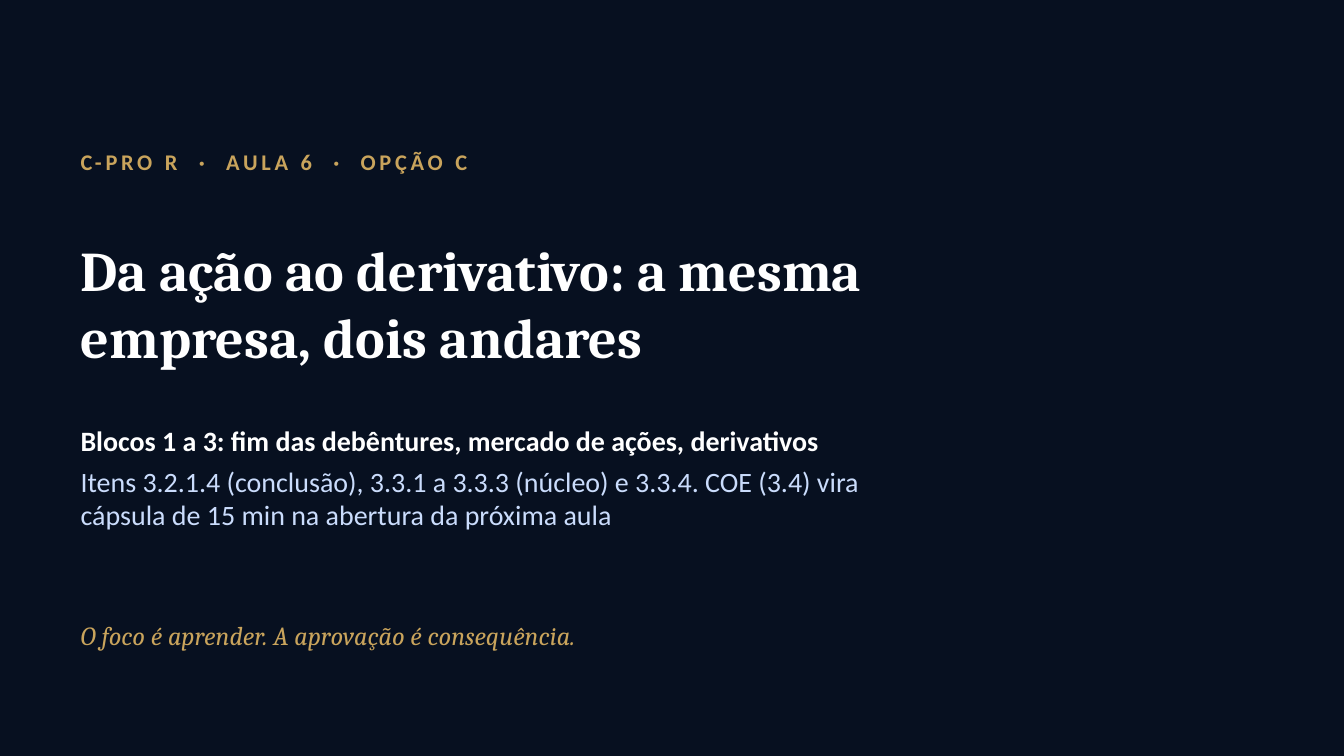
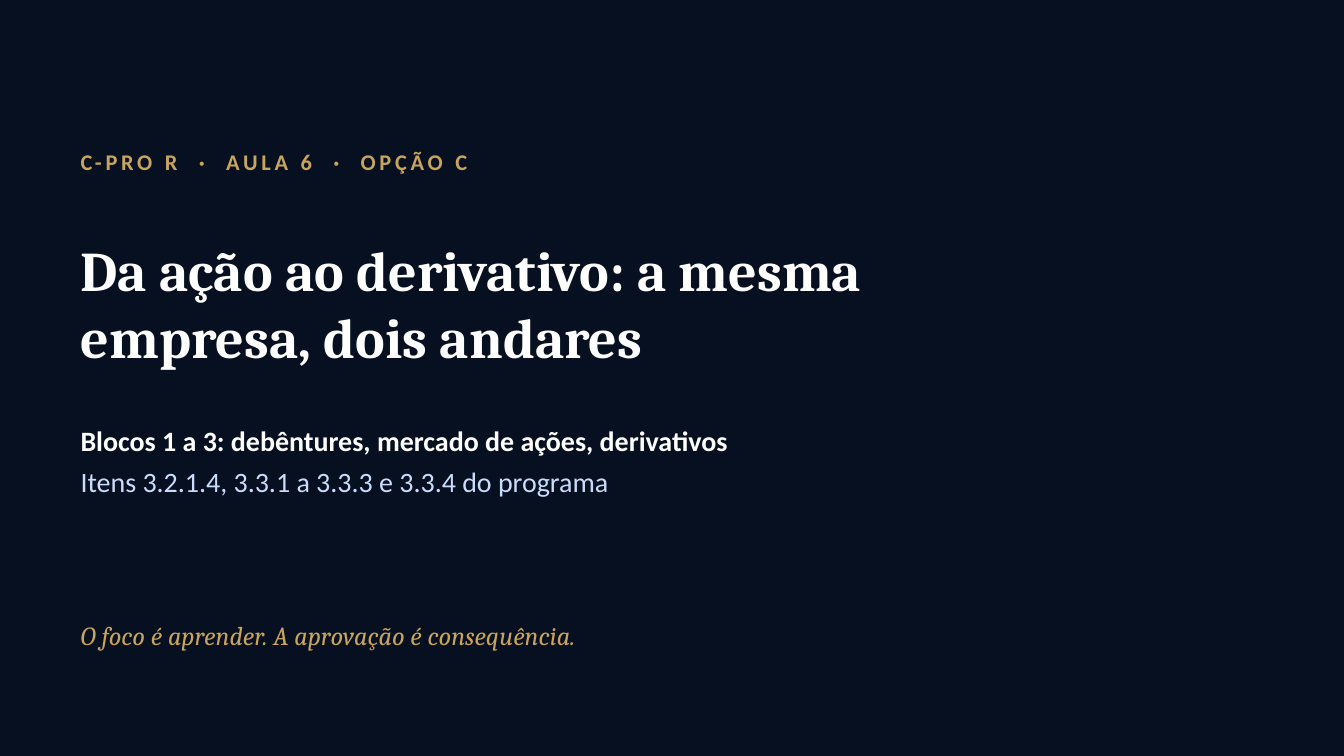
Before and after one commit to gabrielparreiradasilveira-lang/Principal, a slide deck: slide 1 of C-PRO_R_Aula_6_opcoes/C_Da_acao_ao_derivativo/C-PRO_R_-_Aula_6_-_Opcao_C.pptx. Drawn at 1344x756 pixels with LibreOffice and Linux fonts; fonts in the diff are those of the drawing; background and template pictures are left out. Boxes give left, top, right and bottom in pixels: in the first picture for what was removed or moved away, otherwise in the second. Text is boxed around its words. In the diff, an @@ line names an element or a change of style, - is before the commit and + after.

```diff
--- a/C-PRO_R_Aula_6_opcoes/C_Da_acao_ao_derivativo/C-PRO_R_-_Aula_6_-_Opcao_C.pptx
+++ b/C-PRO_R_Aula_6_opcoes/C_Da_acao_ao_derivativo/C-PRO_R_-_Aula_6_-_Opcao_C.pptx
@@ text at (x1=81, y1=431, x2=728, y2=497): text changed; text colour #CADCFC to #FFFFFF; bold on @@
-Blocos 1 a 3: fim das debêntures, mercado de ações, derivativos
-Itens 3.2.1.4 (conclusão), 3.3.1 a 3.3.3 (núcleo) e 3.3.4. COE (3.4) vira cápsula de 15 min na abertura da próxima aula
+Blocos 1 a 3: debêntures, mercado de ações, derivativos
+Itens 3.2.1.4, 3.3.1 a 3.3.3 e 3.3.4 do programa
```
Also in this commit, not shown: 2 other slides changed, 11 other files.
